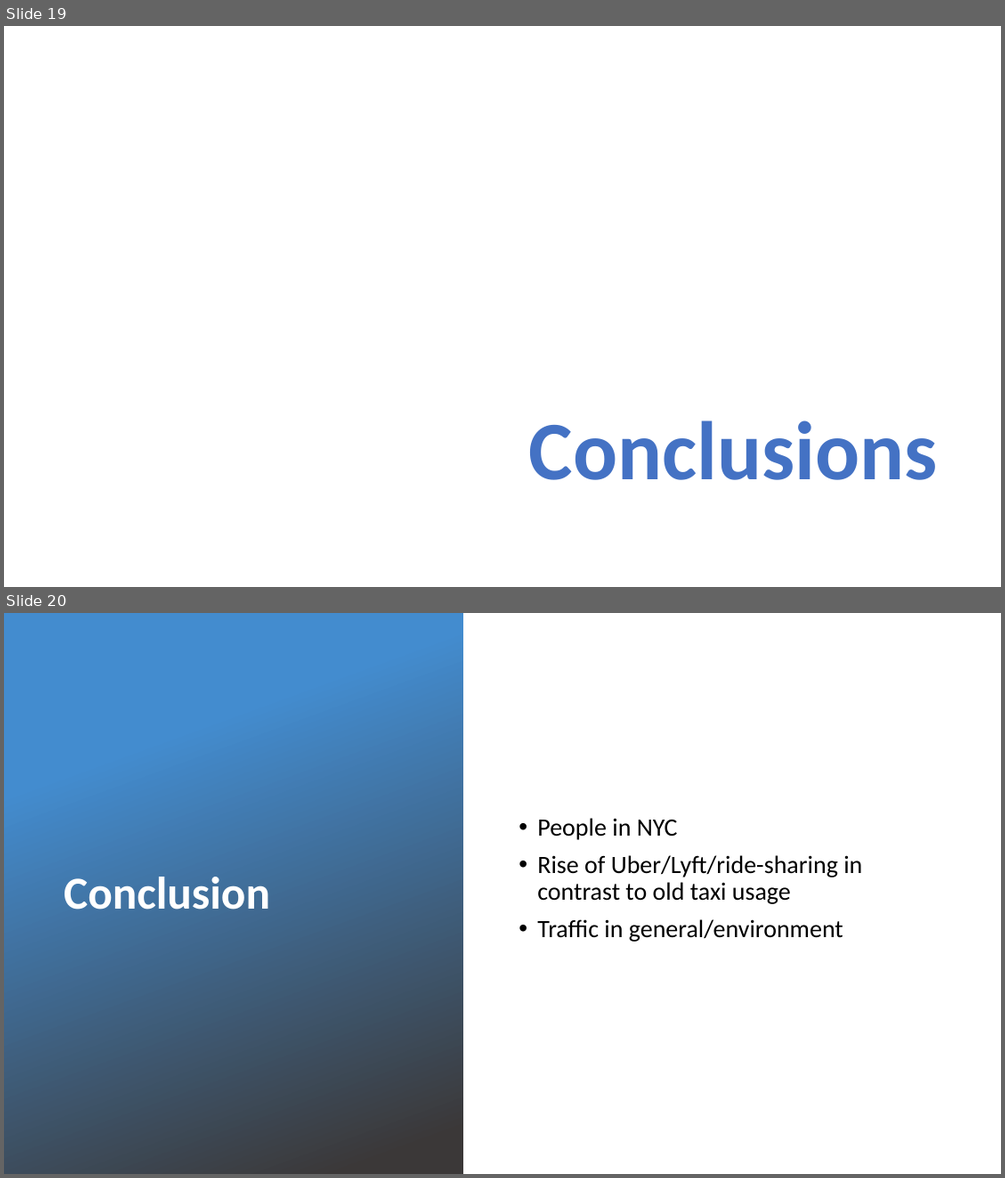
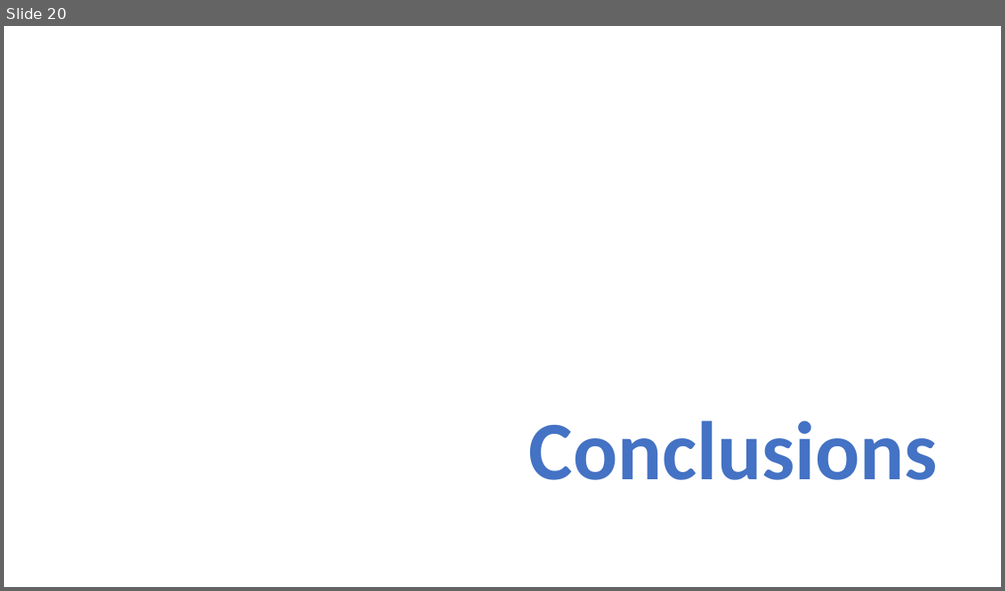
Before and after one commit to ContextLab/storytelling-with-data, a slide deck: data-stories/uber-nyc/UBER Presentation.pptx. Shown one above the other, each under a label of ours: slides 19 and 20 before the commit, slide 20 after it. The pictures are 1005x1178 and 1005x591 pixels, drawn with LibreOffice and Linux fonts; fonts in the diff are those of the drawing; background and template pictures are left out. Boxes give left, top, right and bottom in pixels: in the first picture for what was removed or moved away, otherwise in the second. Text is boxed around its words. In the diff, an @@ line names an element or a change of style, - is before the commit and + after.

```diff
--- a/data-stories/uber-nyc/UBER Presentation.pptx
+++ b/data-stories/uber-nyc/UBER Presentation.pptx
@@ slide 20 removed at (4, 613, 1001, 1174), background picture (left out) @@
@@ rectangle removed at (4, 613, 463, 1174) @@
@@ text removed at (537, 818, 862, 941) @@
-• People in NYC
-• Rise of Uber/Lyft/ride-sharing in contrast to old taxi usage
-• Traffic in general/environment
@@ title removed at (64, 876, 270, 909) @@
-Conclusion
@@ what was slide 19 is now slide 20 @@
```
Also in this commit, not shown: 4 slides changed, 2 slides added, 2 other files.
